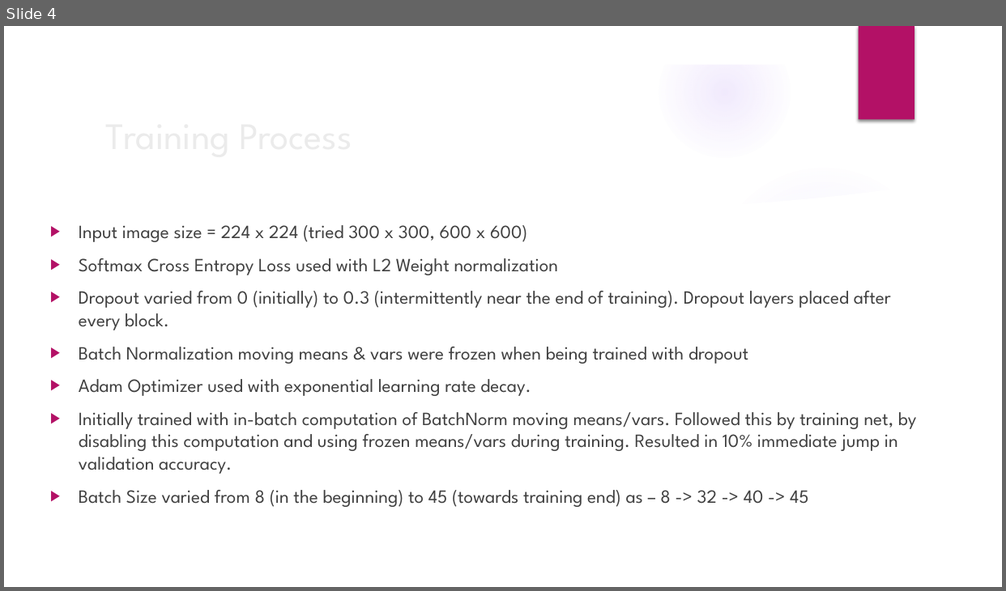
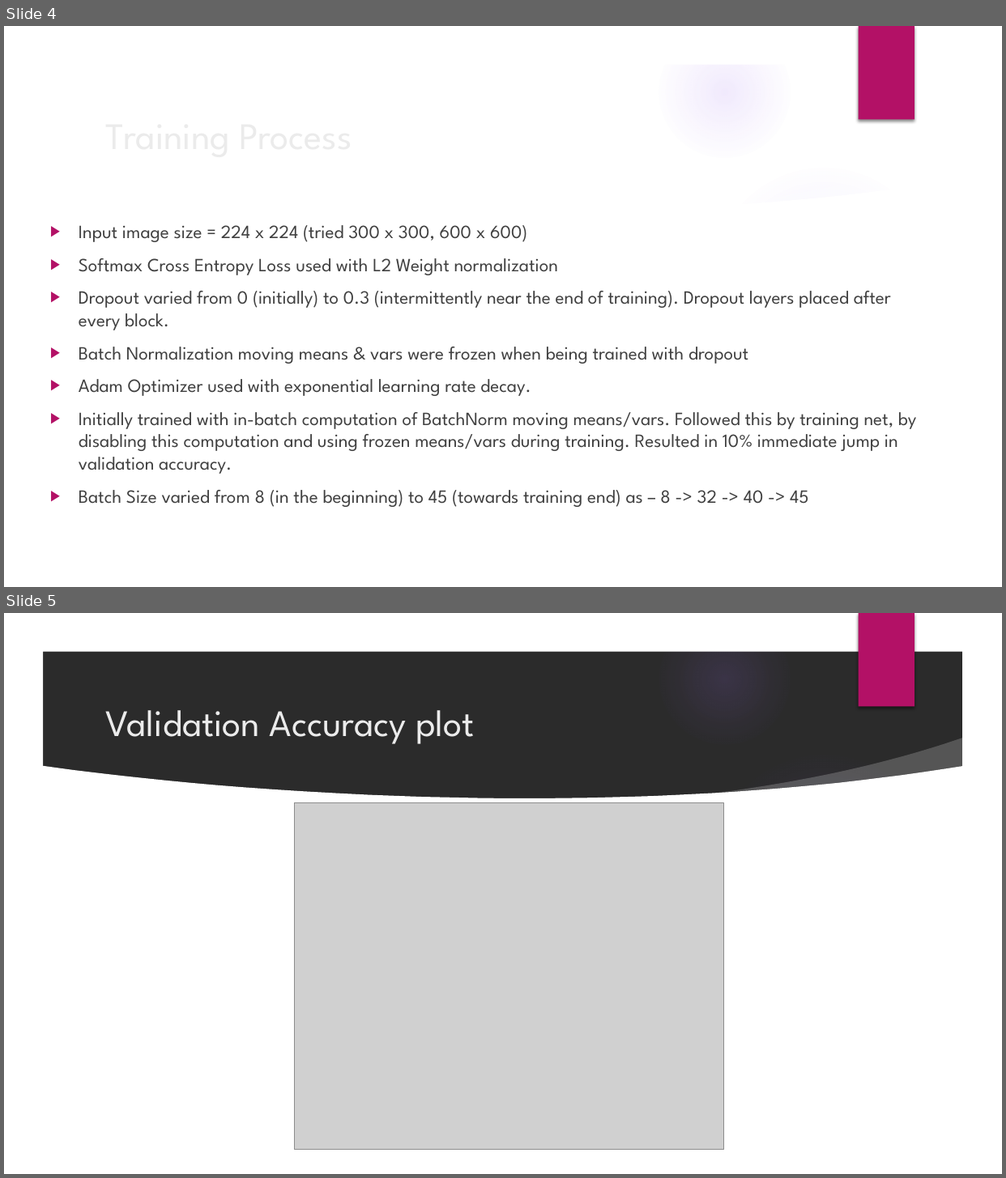
Before and after one commit to ironhide23586/RoomNet, a slide deck: documentation/RoomNet Presentation.pptx. Shown one above the other, each under a label of ours: slide 4 before the commit, slides 4 and 5 after it. The pictures are 1006x591 and 1006x1178 pixels, drawn with LibreOffice and Linux fonts; fonts in the diff are those of the drawing; grey boxes stand for pictures; background and template pictures are left out; a plain dark background stands for a picture behind light text. Boxes give left, top, right and bottom in pixels: in the first picture for what was removed or moved away, otherwise in the second. Text is boxed around its words. In the diff, an @@ line names an element or a change of style, - is before the commit and + after.

```diff
--- a/documentation/RoomNet Presentation.pptx
+++ b/documentation/RoomNet Presentation.pptx
@@ slide 5 added at [4,613,1002,1174], background picture (left out); not listed: 9 template elements that a slide beside it also shows @@
@@ title added at [106,710,474,744], 36 pt, text #EBEBEB @@
+Validation Accuracy plot
@@ picture added at [295,803,724,1150] @@
```
Also in this commit, not shown: 2 other slides added, 2 other files.
